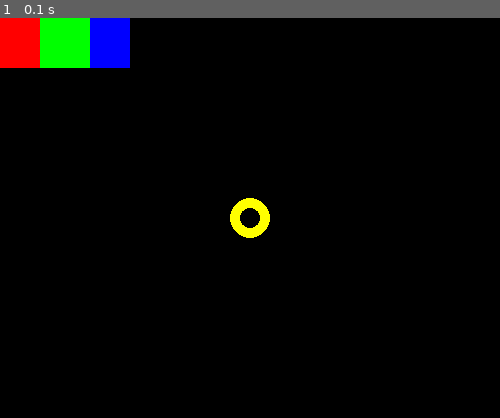
Above: before the commit, frame 1.
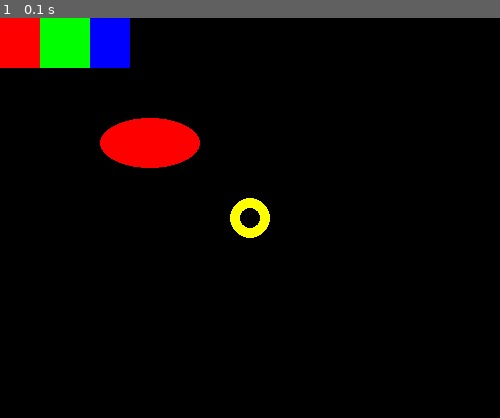
Above: after the commit, the same moment.

Repository: jonaspau/pygame_demo
Game: pygame game, started from hello.py
The game is run twice, just before and just after one commit, with the same random seed, the same clock (stepped at 60 frames per second) and the same inputs.
Inputs:
- Up to frame 1 (0.1 s): no input

The runs differ from the first frame. In frame 1, 1.9% of the frame differs, in the area x 20-40%, y 25-38%.

Commit message:
Added an ellipsis

Diff:
--- a/hello.py
+++ b/hello.py
@@ -16,4 +16,7 @@
 
     pygame.draw.circle(window, (255, 255, 0), (250, 200), 20, 10)
 
+    pygame.draw.ellipse(window, (255, 0, 0),
+                        (100, 100, 100, 50))
+
     pygame.display.update()
